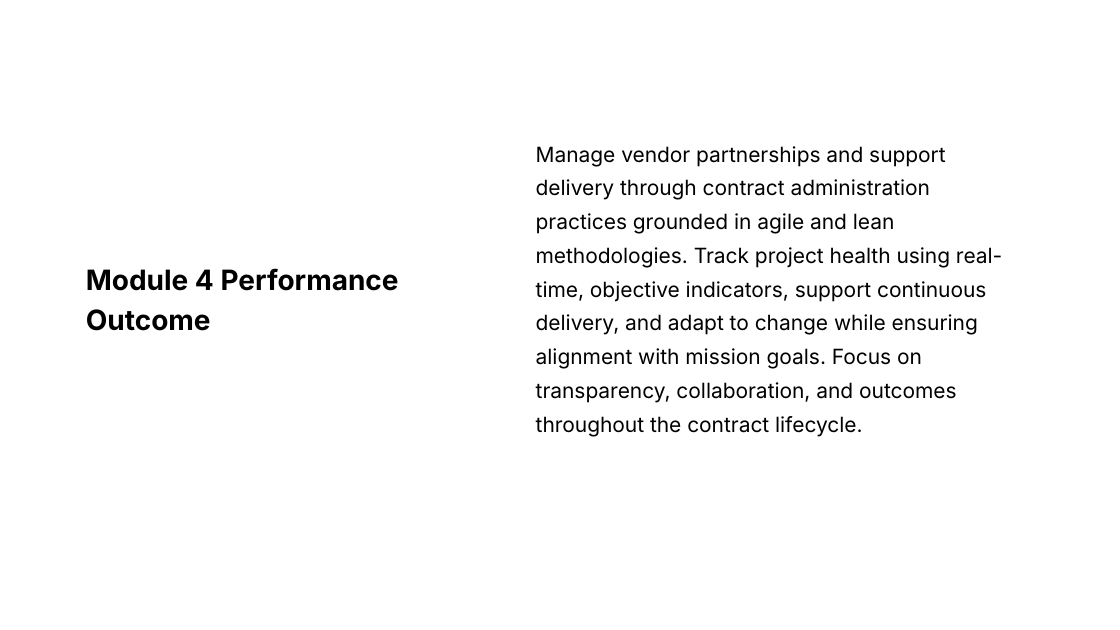
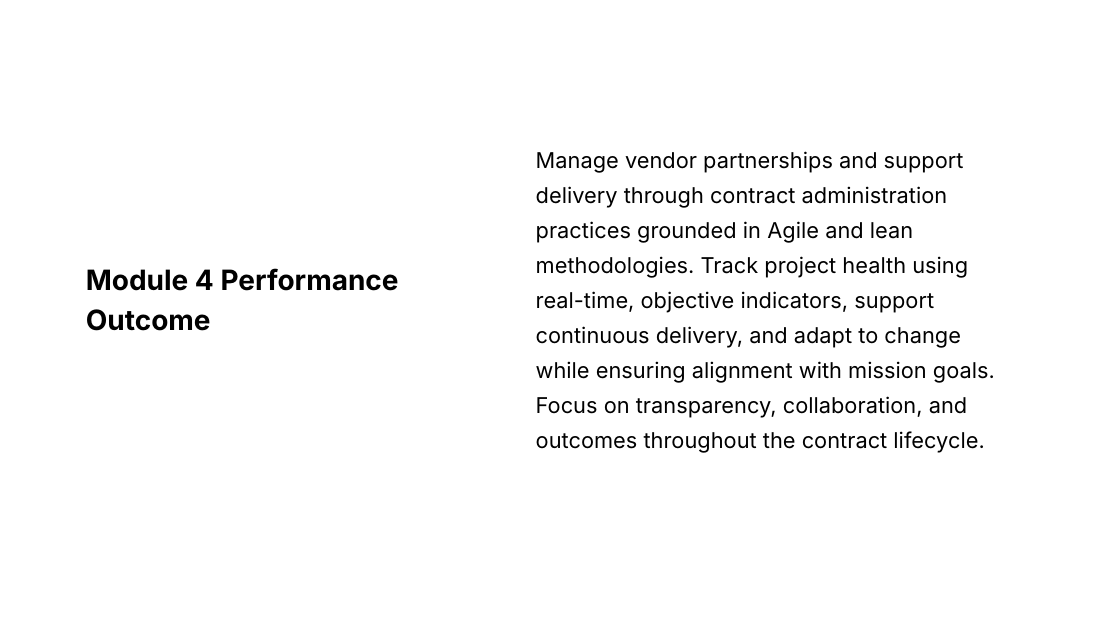
Before and after one commit to usds/ditap-curriculum-update, a slide deck: slide 2 of 3_Curriculum/3A_DITAP-Core-Curriculum/Module-4/In-Class Materials/1_Module 4 Presentation.pptx. Drawn at 1120x630 pixels with LibreOffice and Linux fonts; fonts in the diff are those of the drawing. Boxes give left, top, right and bottom in pixels: in the first picture for what was removed or moved away, otherwise in the second. Text is boxed around its words. In the diff, an @@ line names an element or a change of style, - is before the commit and + after.

```diff
--- a/3_Curriculum/3A_DITAP-Core-Curriculum/Module-4/In-Class Materials/1_Module 4 Presentation.pptx
+++ b/3_Curriculum/3A_DITAP-Core-Curriculum/Module-4/In-Class Materials/1_Module 4 Presentation.pptx
@@ text at box(536, 151, 995, 453): text changed; size 13.5 to 14 pt @@
-Manage vendor partnerships and support delivery through contract administration practices grounded in agile and lean methodologies. Track project health using real-time, objective indicators, support continuous delivery, and adapt to change while ensuring alignment with mission goals. Focus on transparency, collaboration, and outcomes throughout the contract lifecycle.
+Manage vendor partnerships and support delivery through contract administration practices grounded in Agile and lean methodologies. Track project health using real-time, objective indicators, support continuous delivery, and adapt to change while ensuring alignment with mission goals. Focus on transparency, collaboration, and outcomes throughout the contract lifecycle.
```
Also in this commit, not shown: 33 other slides changed, 10 other files.
